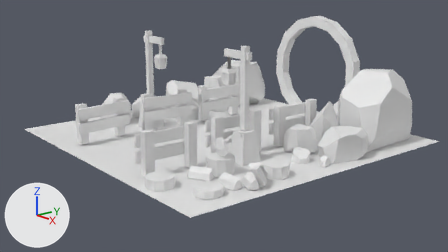
One commit to the Blender file portal.blend: the scene before it, then after it.
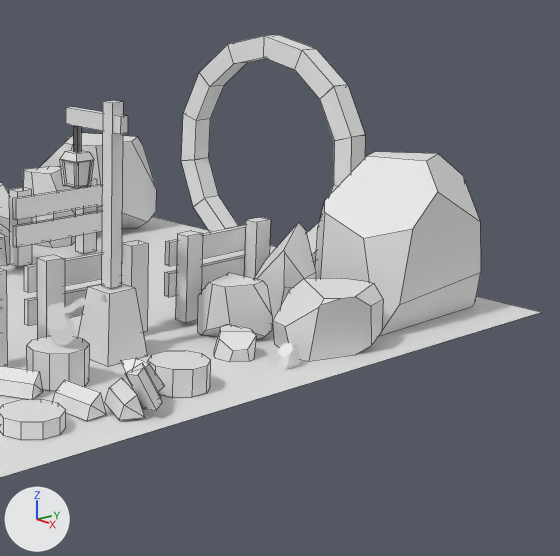
Each version appears first from the file's camera 'Camera', and next in a close-up on the part from 43% to 100% of the width and 0% to 100% of the height. Every picture has the same lights, and +X, +Y and +Z are marked at lower left. The close-ups show mesh edges as thin lines.

In view in the first close-up: 'FenceL3', 'FenceR2', 'FenceR3', 'Floor', 'GateBrick1', 'GateBrick10', 'GateBrick11', 'GateBrick12', 'GateBrick3', 'GateBrick4', 'GateBrick5', 'GateBrick6', 'GateBrick7', 'GateBrick8', 'GateBrick9', 'LampBase', 'LampPole', 'RockL1-4', 'RockR1-3', 'RockR2-2', 'RockR3-1', 'RockR4-4', 'Trunk3'.
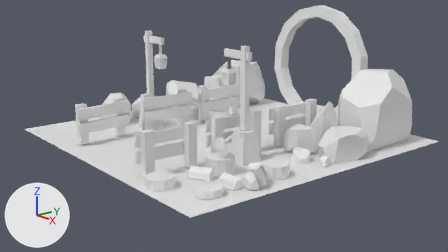
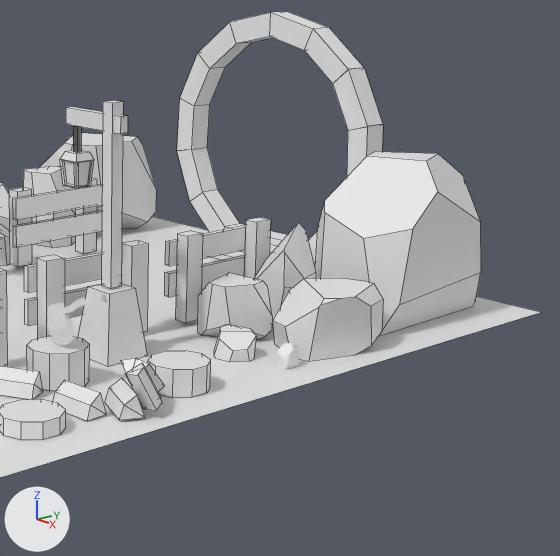
What differs and where, as boxes [x1, y1, x2, y2] in the close-ups (560 x 556 px):
'GateBrick4', moved, turned, rescaled
    before: [320, 85, 365, 140]
    after: [333, 68, 383, 130]
'GateBrick5', moved, rescaled (13% wider, 12% taller)
    before: [295, 49, 348, 99]
    after: [304, 28, 364, 84]
'GateBrick6', moved, rescaled (15% wider, 11% taller)
    before: [264, 35, 315, 70]
    after: [270, 11, 329, 50]
'GateBrick9', moved, turned, rescaled
    before: [183, 72, 224, 121]
    after: [180, 53, 225, 106]
'GateBrick8', moved, turned, rescaled
    before: [200, 44, 248, 86]
    after: [198, 22, 252, 69]
'GateBrick3', moved, turned, rescaled
    before: [334, 135, 365, 186]
    after: [347, 125, 383, 176]
'GateBrick10', moved, turned, rescaled
    before: [181, 114, 210, 161]
    after: [177, 99, 210, 151]
'GateBrick7', moved, turned, rescaled
    before: [228, 36, 266, 64]
    after: [230, 12, 272, 43]
'GateBrick11', moved, turned, rescaled
    before: [181, 158, 219, 207]
    after: [177, 148, 218, 201]
'GateBrick12', moved, turned, rescaled
    before: [194, 196, 238, 232]
    after: [190, 190, 240, 232]
'GateBrick1', moved, rescaled
    before: [307, 222, 319, 261]
    after: [308, 231, 318, 265]
'Cube', added
    after: [224, 224, 287, 246]

The change, as a diff of the scene's bpy script:
```diff
--- a/portal.blend.py
+++ b/portal.blend.py
@@ me_cube_030 @@
+me_cube_030.from_pydata([(0.315, 0.079, 0.071), (0.381, 0.072, -0.071), (0.315, -0.079, 0.071), (0.381, -0.074, -0.071), (-0.315, 0.079, 0.071), (-0.381, 0.072, -0.071), (-0.315, -0.079, 0.071), (-0.381, -0.074, -0.071)], [], [(0, 1, 3, 2), (2, 3, 7, 6), (6, 7, 5, 4), (4, 5, 1, 0), (2, 6, 4, 0), (7, 3, 1, 5)])
@@ ob_gatebrick1 @@
 ob_gatebrick1 = bpy.data.objects.new('GateBrick1', me_cube_029)
-ob_gatebrick1.location = (-0.05, 1.803, 0.697)
+ob_gatebrick1.location = (-0.004, 1.803, 0.77)
 ob_gatebrick1.rotation_euler = (0.0, -0.75, 0.0)  # degrees (0, -43, 0)
-ob_gatebrick1.scale = (0.78, 0.78, 0.78)
+ob_gatebrick1.scale = (0.862, 0.862, 0.862)
@@ ob_gatebrick3 @@
 ob_gatebrick3 = bpy.data.objects.new('GateBrick3', me_cube_029)
-ob_gatebrick3.location = (-0.05, 1.803, 0.697)
-ob_gatebrick3.rotation_euler = (0.0, -1.624, 0.0)  # degrees (0, -93, 0)
-ob_gatebrick3.scale = (0.78, 0.78, 0.78)
+ob_gatebrick3.location = (-0.004, 1.803, 0.77)
+ob_gatebrick3.rotation_euler = (0.0, -1.61, 0.0)  # degrees (0, -92, 0)
+ob_gatebrick3.scale = (0.862, 0.862, 0.862)
@@ ob_gatebrick4 @@
 ob_gatebrick4 = bpy.data.objects.new('GateBrick4', me_cube_029)
-ob_gatebrick4.location = (-0.05, 1.803, 0.697)
-ob_gatebrick4.rotation_euler = (3.142, -1.08, 3.142)  # degrees (180, -62, 180)
-ob_gatebrick4.scale = (0.78, 0.78, 0.78)
+ob_gatebrick4.location = (-0.004, 1.803, 0.77)
+ob_gatebrick4.rotation_euler = (3.142, -1.095, 3.142)  # degrees (180, -63, 180)
+ob_gatebrick4.scale = (0.862, 0.862, 0.862)
@@ ob_gatebrick5 @@
 ob_gatebrick5 = bpy.data.objects.new('GateBrick5', me_cube_029)
-ob_gatebrick5.location = (-0.05, 1.803, 0.697)
+ob_gatebrick5.location = (-0.004, 1.803, 0.77)
 ob_gatebrick5.rotation_euler = (0.0, 3.785, 0.0)  # degrees (0, 217, 0)
-ob_gatebrick5.scale = (0.78, 0.78, 0.78)
+ob_gatebrick5.scale = (0.862, 0.862, 0.862)
@@ ob_gatebrick6 @@
 ob_gatebrick6 = bpy.data.objects.new('GateBrick6', me_cube_029)
-ob_gatebrick6.location = (-0.05, 1.803, 0.697)
+ob_gatebrick6.location = (-0.004, 1.803, 0.77)
 ob_gatebrick6.rotation_euler = (0.0, 3.347, 0.0)  # degrees (0, 192, 0)
-ob_gatebrick6.scale = (0.78, 0.78, 0.78)
+ob_gatebrick6.scale = (0.862, 0.862, 0.862)
@@ ob_gatebrick7 @@
 ob_gatebrick7 = bpy.data.objects.new('GateBrick7', me_cube_029)
-ob_gatebrick7.location = (-0.05, 1.803, 0.697)
-ob_gatebrick7.rotation_euler = (0.0, 2.91, 0.0)  # degrees (0, 167, 0)
-ob_gatebrick7.scale = (0.78, 0.78, 0.78)
+ob_gatebrick7.location = (-0.004, 1.803, 0.77)
+ob_gatebrick7.rotation_euler = (0.0, 2.925, 0.0)  # degrees (0, 168, 0)
+ob_gatebrick7.scale = (0.862, 0.862, 0.862)
@@ ob_gatebrick8 @@
 ob_gatebrick8 = bpy.data.objects.new('GateBrick8', me_cube_029)
-ob_gatebrick8.location = (-0.05, 1.803, 0.697)
-ob_gatebrick8.rotation_euler = (-3.142, -5.615, 3.142)  # degrees (-180, -322, 180)
-ob_gatebrick8.scale = (0.78, 0.78, 0.78)
+ob_gatebrick8.location = (-0.004, 1.803, 0.77)
+ob_gatebrick8.rotation_euler = (-3.142, -5.63, 3.142)  # degrees (-180, -323, 180)
+ob_gatebrick8.scale = (0.862, 0.862, 0.862)
@@ ob_gatebrick9 @@
 ob_gatebrick9 = bpy.data.objects.new('GateBrick9', me_cube_029)
-ob_gatebrick9.location = (-0.05, 1.803, 0.697)
-ob_gatebrick9.rotation_euler = (0.0, -4.247, 0.0)  # degrees (0, -243, 0)
-ob_gatebrick9.scale = (0.78, 0.78, 0.78)
+ob_gatebrick9.location = (-0.004, 1.803, 0.77)
+ob_gatebrick9.rotation_euler = (0.0, -4.232, 0.0)  # degrees (0, -242, 0)
+ob_gatebrick9.scale = (0.862, 0.862, 0.862)
@@ ob_gatebrick10 @@
 ob_gatebrick10 = bpy.data.objects.new('GateBrick10', me_cube_029)
-ob_gatebrick10.location = (-0.05, 1.803, 0.697)
-ob_gatebrick10.rotation_euler = (-3.142, -4.741, 3.142)  # degrees (-180, -272, 180)
-ob_gatebrick10.scale = (0.78, 0.78, 0.78)
+ob_gatebrick10.location = (-0.004, 1.803, 0.77)
+ob_gatebrick10.rotation_euler = (-3.142, -4.755, 3.142)  # degrees (-180, -272, 180)
+ob_gatebrick10.scale = (0.862, 0.862, 0.862)
@@ ob_gatebrick11 @@
 ob_gatebrick11 = bpy.data.objects.new('GateBrick11', me_cube_029)
-ob_gatebrick11.location = (-0.05, 1.803, 0.697)
-ob_gatebrick11.rotation_euler = (-3.142, -4.303, 3.142)  # degrees (-180, -247, 180)
-ob_gatebrick11.scale = (0.78, 0.78, 0.78)
+ob_gatebrick11.location = (-0.004, 1.803, 0.77)
+ob_gatebrick11.rotation_euler = (-3.142, -4.318, 3.142)  # degrees (-180, -247, 180)
+ob_gatebrick11.scale = (0.862, 0.862, 0.862)
@@ ob_gatebrick12 @@
 ob_gatebrick12 = bpy.data.objects.new('GateBrick12', me_cube_029)
-ob_gatebrick12.location = (-0.05, 1.803, 0.697)
-ob_gatebrick12.rotation_euler = (0.0, 0.725, 0.0)  # degrees (0, 42, 0)
-ob_gatebrick12.scale = (0.78, 0.78, 0.78)
+ob_gatebrick12.location = (-0.004, 1.803, 0.77)
+ob_gatebrick12.rotation_euler = (0.0, 0.739, 0.0)  # degrees (0, 42, 0)
+ob_gatebrick12.scale = (0.862, 0.862, 0.862)
@@ ob_cube @@
+ob_cube = bpy.data.objects.new('Cube', me_cube_030)
+ob_cube.location = (-0.005, 1.802, 0.074)
+ob_cube.scale = (1.14, 1.0, 0.974)
```
